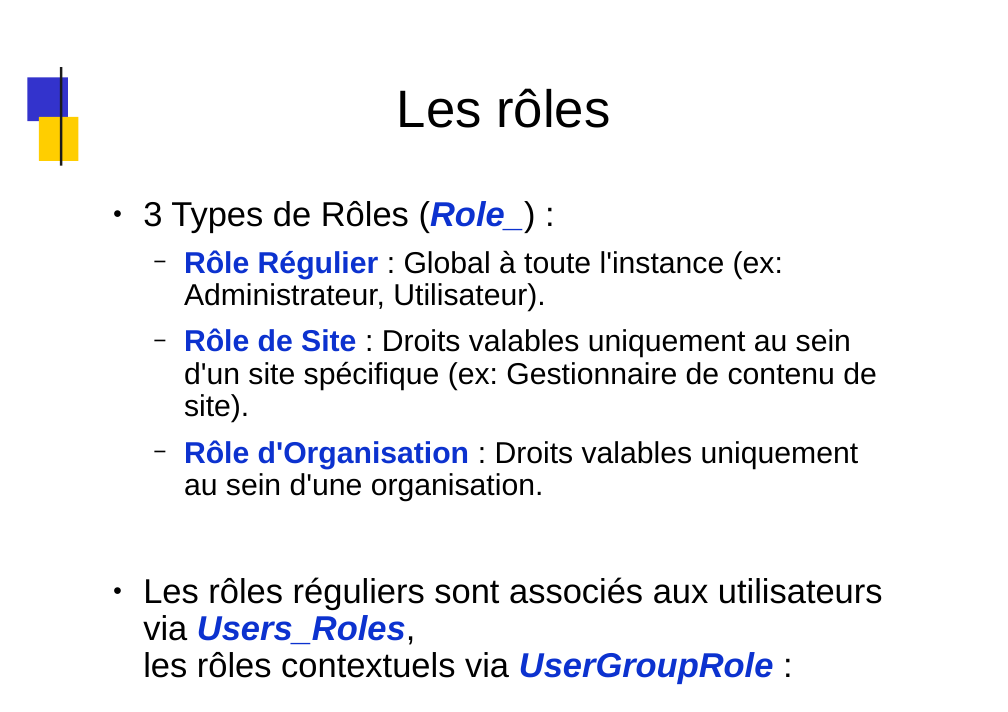
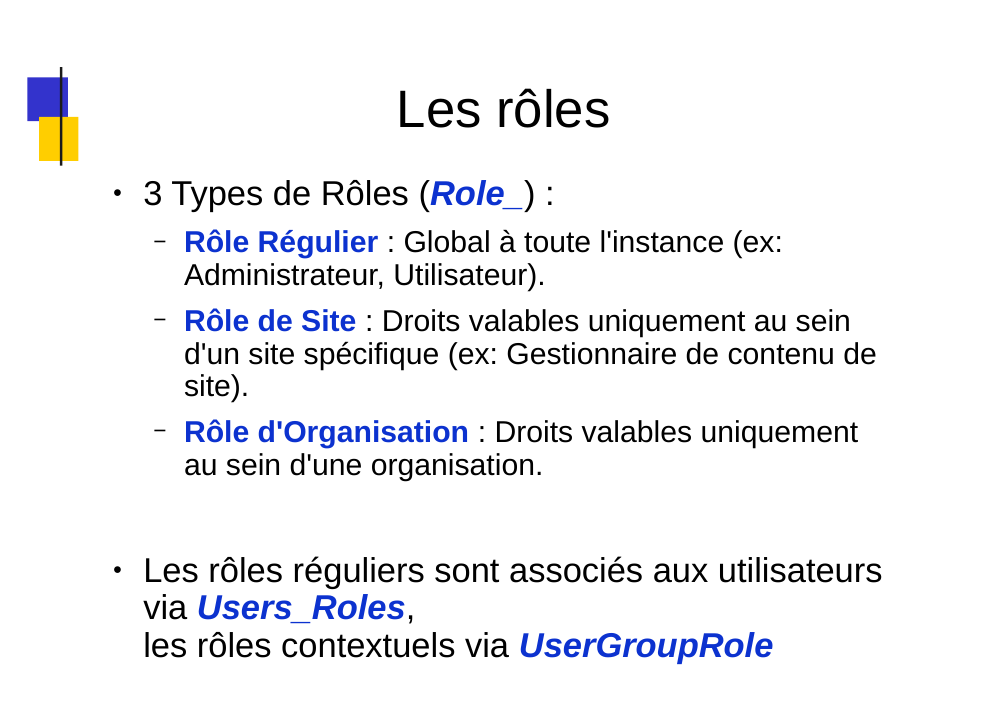
Before and after one commit to dthibau/liferay, a slide deck: slide 66 of Lrd7.pptx. Drawn at 1008x712 pixels with LibreOffice and Linux fonts; fonts in the diff are those of the drawing; background and template pictures are left out. Boxes give left, top, right and bottom in pixels: in the first picture for what was removed or moved away, otherwise in the second. Text is boxed around its words. In the diff, an @@ line names an element or a change of style, - is before the commit and + after.

```diff
--- a/Lrd7.pptx
+++ b/Lrd7.pptx
@@ text "3 Types de Rôles (Role_) ...": place and size @@
-text "3 Types de Rôles (Role_) ..." at [143,201,883,683]
+text "3 Types de Rôles (Role_) ..." at [143,180,883,663]
@@ text at [143,556,883,663]: text changed @@
-● Les rôles réguliers sont associés aux utilisateurs via Users_Roles,
-  les rôles contextuels via UserGroupRole :
+● Les rôles réguliers sont associés aux utilisateurs via Users_Roles,
+  les rôles contextuels via UserGroupRole
```
Also in this commit, not shown: 8 other slides changed, 3 other files.
